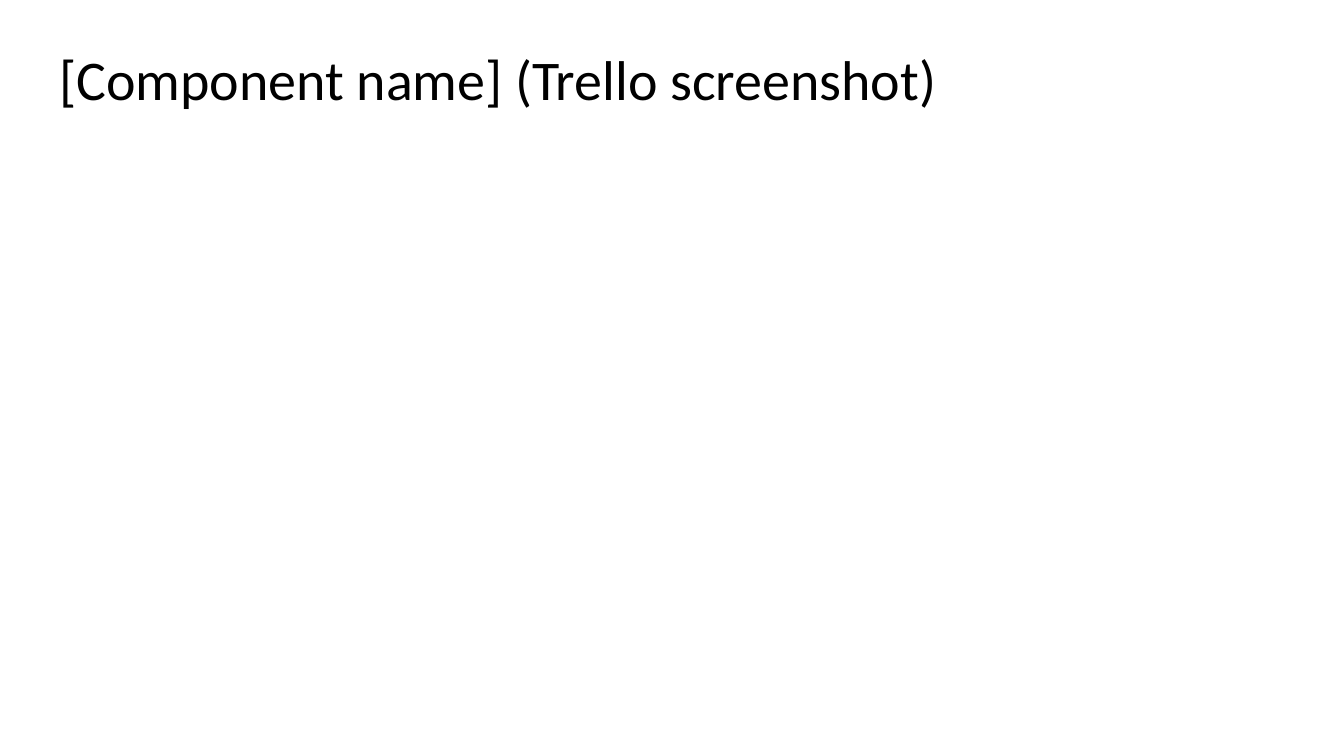
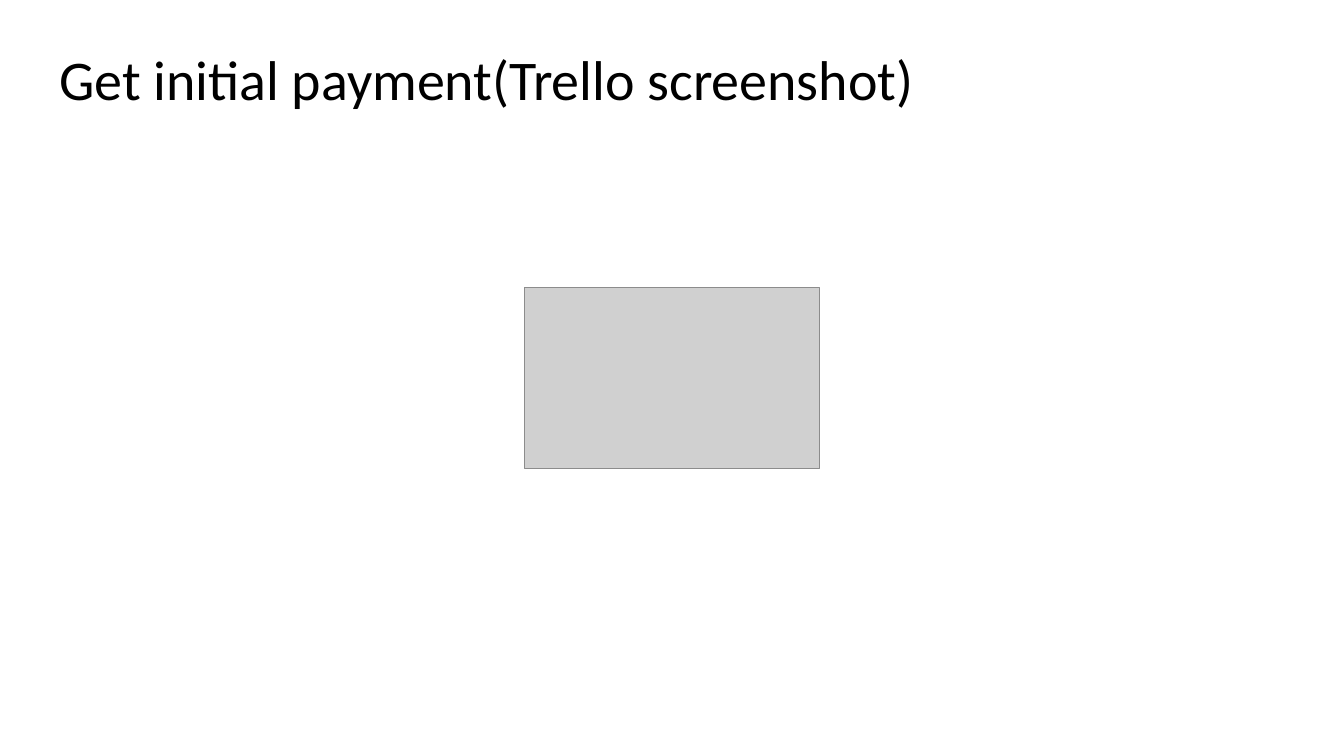
Before and after one commit to NathanTaskerSchool/Lucky-Unicorn, a slide deck: slide 5 of More Files/1.7 and 1.8 documentation .pptx. Drawn at 1344x756 pixels with LibreOffice and Linux fonts; fonts in the diff are those of the drawing; grey boxes stand for pictures. Boxes give left, top, right and bottom in pixels: in the first picture for what was removed or moved away, otherwise in the second. Text is boxed around its words. In the diff, an @@ line names an element or a change of style, - is before the commit and + after.

```diff
--- a/More Files/1.7 and 1.8 documentation .pptx
+++ b/More Files/1.7 and 1.8 documentation .pptx
@@ title at (x1=59, y1=59, x2=914, y2=109): text changed @@
-[Component name] (Trello screenshot)
+Get initial payment(Trello screenshot)
@@ picture added at (x1=524, y1=287, x2=820, y2=468) @@
```
Also in this commit, not shown: 2 other slides changed.
